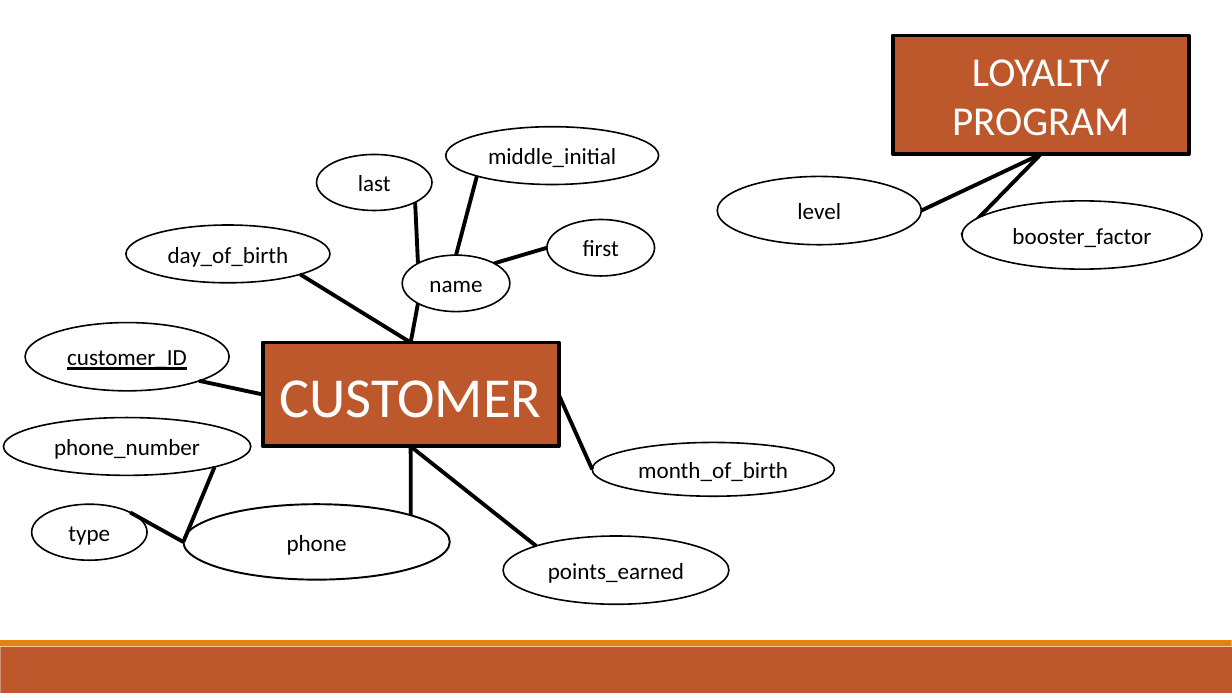
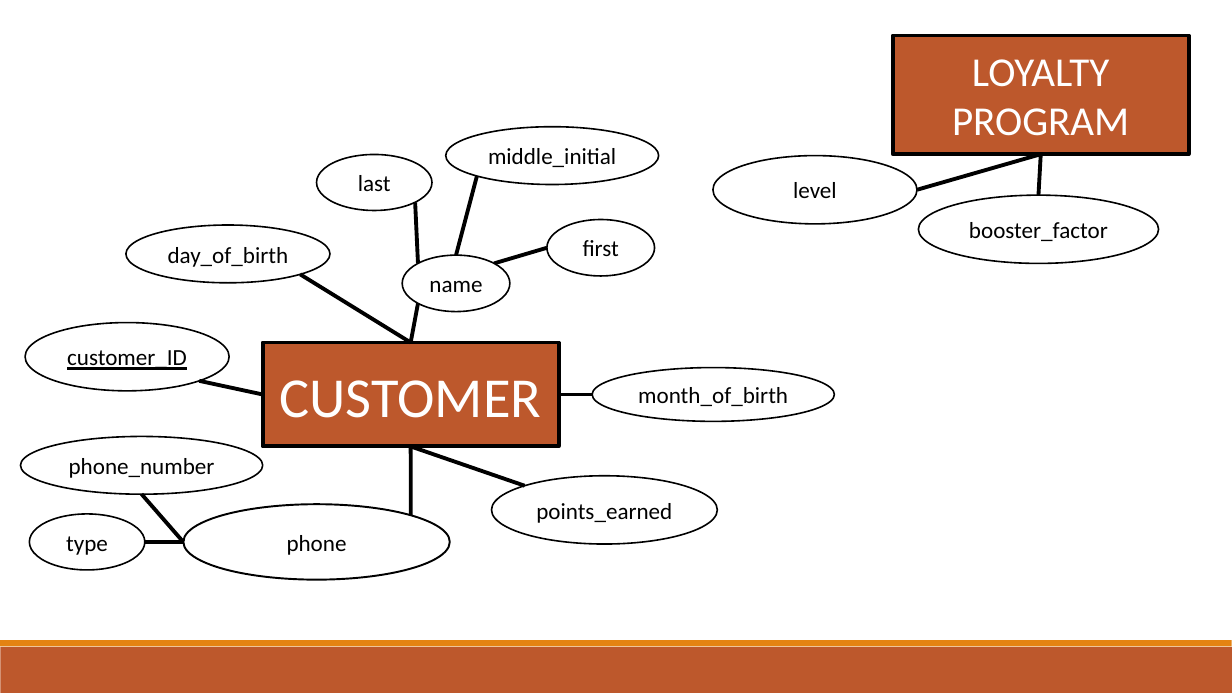
Before and after one commit to cnecciai/BoutiqueCoffee, a slide deck: slide 5 of Phase I/ER Model.pptx. Drawn at 1232x693 pixels with LibreOffice and Linux fonts; fonts in the diff are those of the drawing. Boxes give left, top, right and bottom in pixels: in the first picture for what was removed or moved away, otherwise in the second. Text is boxed around its words. In the diff, an @@ line names an element or a change of style, - is before the commit and + after.

```diff
--- a/Phase I/ER Model.pptx
+++ b/Phase I/ER Model.pptx
@@ ellipse "level": place and size @@
-ellipse "level" at [717,177,921,245]
+ellipse "level" at [714,155,918,224]
@@ line moved from (921, 211) - (1041, 154) to (917, 189) - (1041, 154) @@
@@ line moved from (1041, 154) - (962, 235) to (1041, 154) - (1039, 195) @@
@@ ellipse "booster_factor": place and size @@
-ellipse "booster_factor" at [962,201,1202,269]
+ellipse "booster_factor" at [919,195,1159,263]
@@ ellipse "month_of_birth": place and size @@
-ellipse "month_of_birth" at [592,443,835,496]
+ellipse "month_of_birth" at [592,368,835,421]
@@ line moved from (592, 470) - (559, 395) to (592, 395) - (559, 395) @@
@@ ellipse "phone_number": place and size @@
-ellipse "phone_number" at [4,418,251,476]
+ellipse "phone_number" at [20,436,262,494]
@@ line moved from (536, 546) - (410, 446) to (525, 486) - (410, 446) @@
@@ ellipse "points_earned": place and size @@
-ellipse "points_earned" at [503,536,728,604]
+ellipse "points_earned" at [492,476,717,544]
@@ line moved from (214, 467) - (183, 543) to (141, 494) - (183, 543) @@
@@ ellipse "type": place and size @@
-ellipse "type" at [31,505,147,561]
+ellipse "type" at [30,514,145,570]
@@ line moved from (130, 513) - (183, 543) to (145, 543) - (183, 543) @@
```
Also in this commit, not shown: 2 other slides changed, 3 other files.
